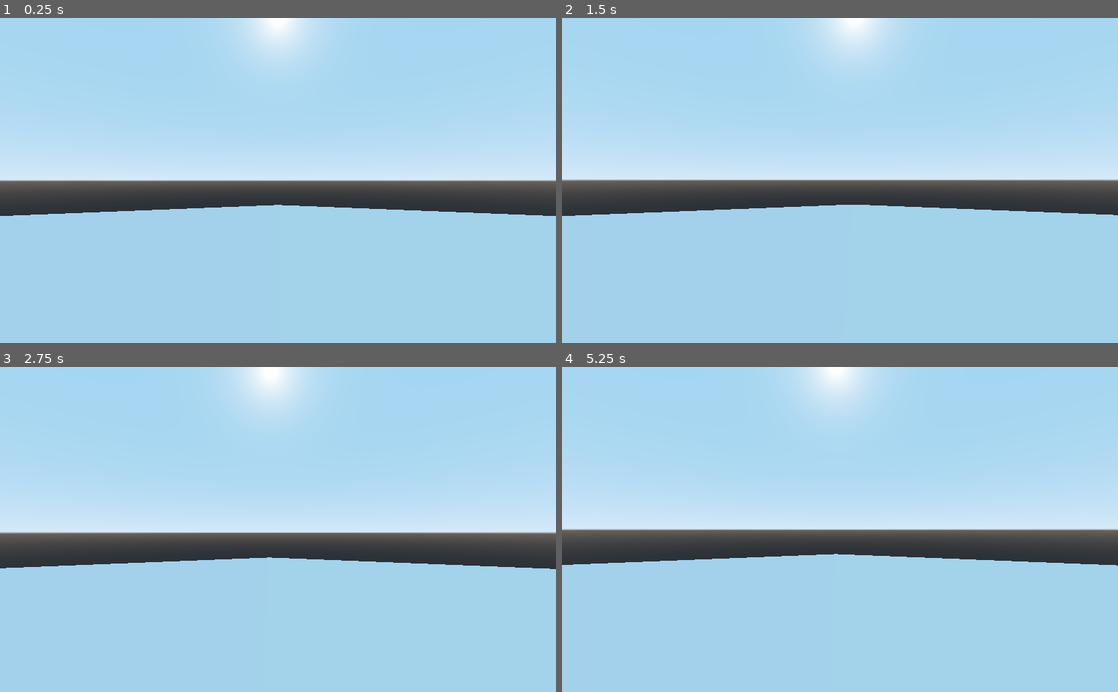
Above: before the commit, frames 1-4 (two rows, left to right).
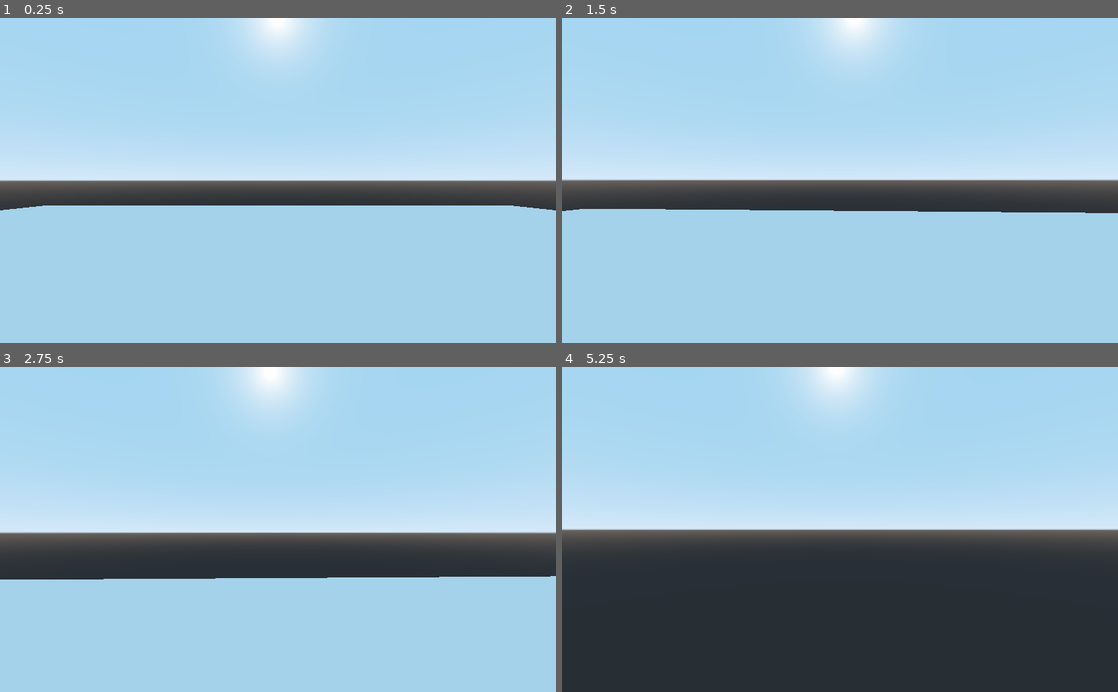
Above: after the commit, the same moments.

Repository: kb173/godot-volumetric-clouds
Game: Godot game, scene res://World.tscn
Two runs of this game, one before a commit and one after it. Both use one fixed random seed, a clock stepped at 60 frames per second and the inputs below.
Inputs (mouse positions are in pixels of both pictures, inside the frame that each line leads up to):
- Up to frame 1 (0.25 s): no input
- Up to frame 2 (1.5 s): tap Enter at 0.5 s; move the mouse to (867, 180) at 0.52 s; hold W (move_forward) from 0.53 s (still down); move the mouse to (812, 180) at 1.27 s
- Up to frame 3 (2.75 s): keep holding W (move_forward); move the mouse to (289, 523) at 2.02 s
- Up to frame 4 (5.25 s): keep holding W (move_forward); move the mouse to (834, 536) at 2.77 s; move the mouse to (878, 532) at 3.52 s; move the mouse to (795, 526) at 4.27 s; move the mouse to (845, 529) at 5.02 s

The runs differ from the first frame. In frame 1, 1.4% of the frame differs, in the area x 0-100%, y 57-61%; in frame 2, 0.9%; in frame 3, 4.6%; in frame 4, 41%, in the area x 0-100%, y 57-100%.

Commit message:
Slightly more functional again

Diff:
--- a/RaymarchingClouds.shader
+++ b/RaymarchingClouds.shader
@@ -3,20 +3,21 @@
 
 uniform sampler2D worley;
 
-uniform float worley_uv_scale = 0.01;
+uniform float worley_uv_scale = 0.001;
 uniform float depth = 128.0;
 
-uniform int num_steps = 1024;
+uniform int num_steps = 512;
 
 varying vec3 offset;
 
 uniform float cloud_begin = 100.0;
-uniform float cloud_end = 150.0;
+uniform float cloud_end = 200.0;
 
-uniform float earth_radius = 200.0f;
+uniform float earth_radius = 900.0f;
 
 vec4 texture3d(sampler2D p_texture, vec3 p_uvw) {
-	vec3 mod_uvw = mod(p_uvw  * worley_uv_scale + offset, 1.0);
+	p_uvw *= worley_uv_scale;
+	vec3 mod_uvw = mod(p_uvw + offset, 1.0);
 
 	float fd = mod_uvw.z * depth;
 	float fz = floor(fd);
@@ -46,28 +47,35 @@
 // Returns the 3-dimensional point of intersection and the distance from the ray origin to there in the 4th dimension
 // Returns a 0 vector when no hit occured
 vec4 raySphereIntersect(vec3 ray_origin, vec3 ray_direction, vec3 sphere_origin, float sphere_radius) {
-	vec3 sphere_to_ray = ray_origin - sphere_origin;
+	/*float a = dot(ray_direction, ray_direction) * 2.0f;
+	float b = dot(ray_direction, ray_origin) * 2.0f;
+	float c = dot(ray_origin, ray_origin);
 
-	float b = dot(sphere_to_ray, ray_direction);
-	float c = dot(sphere_to_ray, sphere_to_ray) - sphere_radius * sphere_radius;
+	float discriminant = b * b - 2.0 * a * (c - sphere_radius * sphere_radius);
 
-	// If the ray origin is outside of the sphere and the ray direction points away from it, we can exit
-	if (c > 0.0f && b > 0.0f) { return vec4(0.0); }
+	float t = max(0.0, (-b + sqrt(discriminant)) / a);
+	vec3 intersection = ray_origin + ray_direction * t;
 
-	float discriminant = b * b - c;
+	return vec4(intersection, t);*/
+vec3 m = ray_origin - sphere_origin;
+float b = dot(m, ray_direction);
+float c = dot(m, m) - sphere_radius * sphere_radius;
 
-	// If the distriminant is negative, we miss the sphere
-	if (discriminant < 0.0f) { return vec4(0.0); }
+// Exit if r’s origin outside s (c > 0) and r pointing away from s (b > 0)
+if (c > 0.0f && b > 0.0f) return vec4(0.0);
+float discr = b*b - c;
 
-	// We hit the sphere -> get the distance to the intersection
-	float distance_to_intersection = -b - sqrt(discriminant);
+// A negative discriminant corresponds to ray missing sphere
+if (discr < 0.0f) return vec4(0.0);
 
-	// If t is negative, we're inside the sphere - we still want the distance to be positive, though
-	distance_to_intersection = abs(distance_to_intersection);
+// Ray now found to intersect sphere, compute smallest t value of intersection
+float t = -b - sqrt(discr);
 
-	vec3 intersection_point = ray_origin + ray_direction * distance_to_intersection;
+// If t is negative, ray started inside sphere so clamp t to zero
+t = abs(t);
+vec3 q = ray_origin + t * ray_direction;
 
-	return vec4(intersection_point, distance_to_intersection);
+return vec4(q, t);
 }
 
 void vertex() {
@@ -84,15 +92,28 @@
 	float linear_depth = -view.z;
 
 	// Get the position to start marching at
-	vec3 start_position = CAMERA_MATRIX[3].xyz;
+	vec3 start_position = (CAMERA_MATRIX * vec4(0.0, 0.0, 0.0, 1.0f)).xyz;
 
 	// Calculate the direction using the camera projection matrix and the UV coordinates
-	vec2 centered_uv = vec2(UV.x - 0.5, -UV.y + 0.5) * 2.0;
+	vec2 centered_uv = vec2(UV.x - 0.5, -UV.y + 0.5) * 2.0f;
 	vec3 direction = (INV_PROJECTION_MATRIX * vec4(centered_uv, 0.0, 1.0)).xyz;
 	direction = normalize((CAMERA_MATRIX * vec4(direction, 0.0)).xyz);
 
 	vec4 march_start = raySphereIntersect(start_position, direction, vec3(start_position.x, -earth_radius, start_position.z), earth_radius + cloud_begin);
 	vec4 march_end = raySphereIntersect(start_position, direction, vec3(start_position.x, -earth_radius, start_position.z), earth_radius + cloud_end);
+
+	// No intersection at all?
+	if (march_start == vec4(0.0) && march_end == vec4(0.0)) {return;}
+
+	if (start_position.y > cloud_begin) {
+		if (start_position.y > cloud_end) {
+			vec4 buffer = march_start;
+			march_start = march_end;
+			march_end = buffer;
+		} else {
+			march_start = vec4(start_position, length(march_start));
+		}
+	}
 
 	// If the clouds begin further away than the closest other object, we can stop
 	if (linear_depth < 499.0 && march_start.w >= linear_depth) {
@@ -101,22 +122,18 @@
 
 	float step_length = length(march_end - march_start) / float(num_steps);
 
-	//march_start /= step_length;
-
 	// March forward
 	float distance_to_camera = 0.0f;
 	vec3 cloud_color = vec3(1.0, 1.0, 1.0);
 	float cloud_alpha = 0.0f;
 
 	for (int i = 0; i < num_steps; i++) {
-		vec3 position = (march_start.xyz + distance_to_camera * direction);
+		vec3 position = march_start.xyz + distance_to_camera * direction;
 		distance_to_camera += step_length;
 
 		float density = cloud_density(position);
 
-		if (density > 0.5) {
-			cloud_alpha += density * 0.001;
-		}
+		cloud_alpha += density * 0.001;
 	}
 
 	ALBEDO = cloud_color;
--- a/World.tscn
+++ b/World.tscn
@@ -22,14 +22,14 @@
 shader = ExtResource( 3 )
 shader_param/worley_uv_scale = 0.001
 shader_param/depth = 128.0
-shader_param/num_steps = 1024
+shader_param/num_steps = 512
 shader_param/cloud_begin = 100.0
 shader_param/cloud_end = 200.0
-shader_param/earth_radius = 900.66
+shader_param/earth_radius = 900.0
 shader_param/worley = SubResource( 4 )
 
-[sub_resource type="PrismMesh" id=6]
-size = Vector3( 5000, 100, 5000 )
+[sub_resource type="PlaneMesh" id=6]
+size = Vector2( 1000, 1000 )
 
 [node name="World" type="Spatial"]
 
@@ -59,6 +59,6 @@
 script = ExtResource( 4 )
 
 [node name="MeshInstance" type="MeshInstance" parent="."]
-transform = Transform( 1, 0, 0, 0, 1, 0, 0, 0, 1, 0, -53.9078, 0 )
+transform = Transform( 1, 0, 0, 0, 1, 0, 0, 0, 1, 0, -4.9078, 0 )
 mesh = SubResource( 6 )
 material/0 = null
